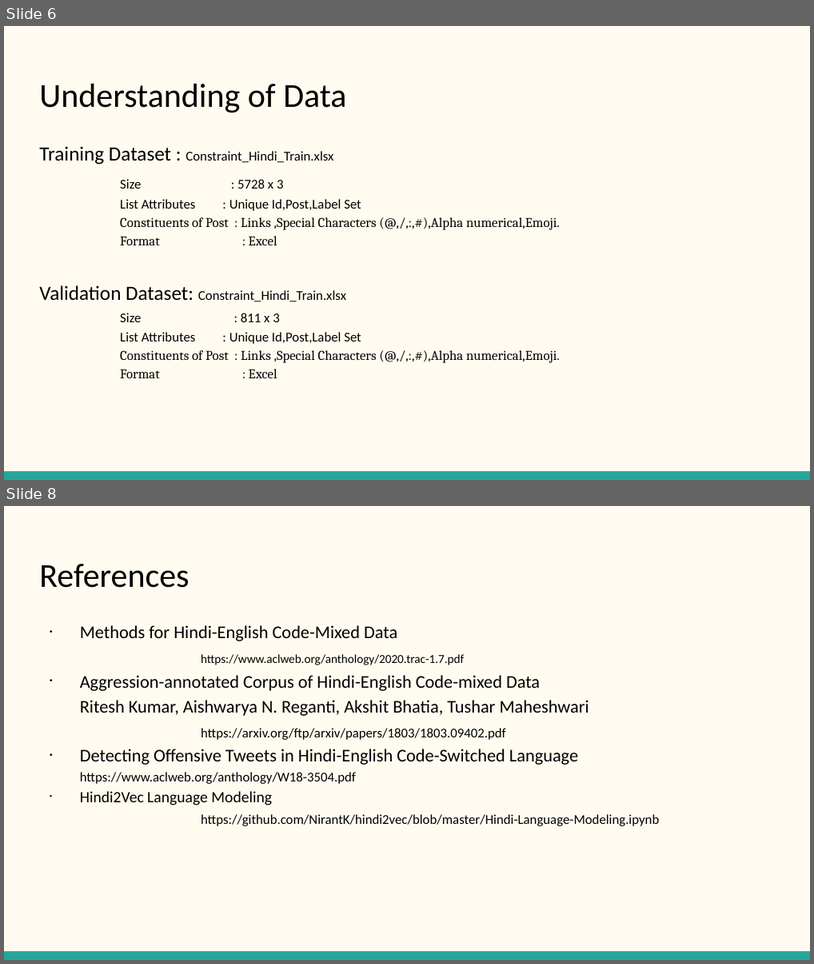
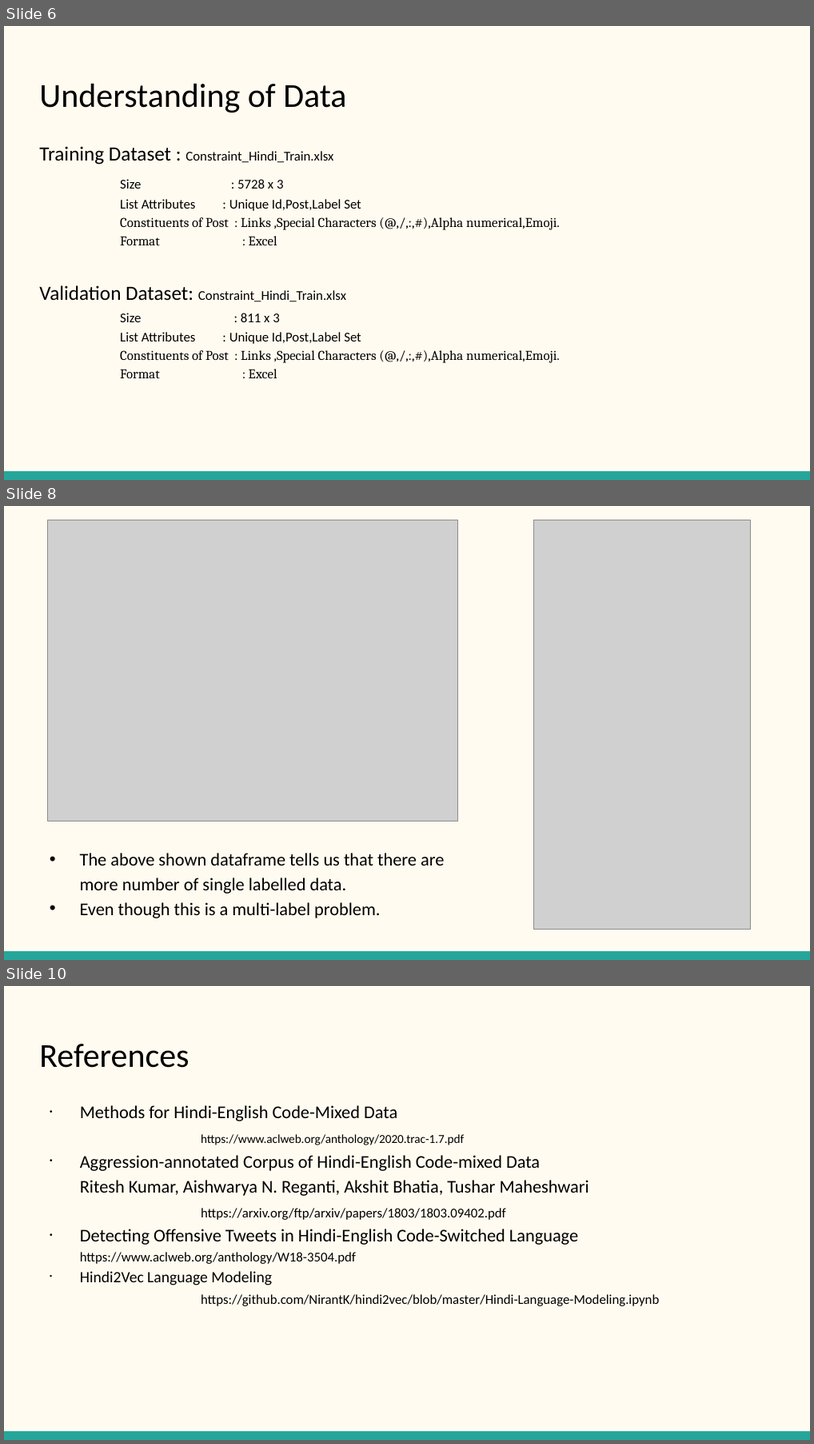
Before and after one commit to VarunBohara/Mini-Project-Documents, a slide deck: DMA Course Project.pptx. Shown one above the other, each under a label of ours: slides 6 and 8 before the commit, slides 6, 8 and 10 after it; the slides between them are not shown. The pictures are 814x964 and 814x1444 pixels, drawn with LibreOffice and Linux fonts; fonts in the diff are those of the drawing; grey boxes stand for pictures. Boxes give left, top, right and bottom in pixels: in the first picture for what was removed or moved away, otherwise in the second. Text is boxed around its words. In the diff, an @@ line names an element or a change of style, - is before the commit and + after.

```diff
--- a/DMA Course Project.pptx
+++ b/DMA Course Project.pptx
@@ slide 8 added at bbox=[4, 506, 810, 960], background #FFFBF0; not listed: 1 template element that a slide beside it also shows @@
@@ picture added at bbox=[47, 520, 457, 821] @@
@@ picture added at bbox=[534, 520, 750, 929] @@
@@ text added at bbox=[80, 852, 444, 918], 16 pt, text #000000 @@
+• The above shown dataframe tells us that there are
+  more number of single labelled data.
+• Even though this is a multi-label problem.
@@ what was slide 8 is now slide 10 @@
```
Also in this commit, not shown: 2 slides changed, 1 other slide added.
